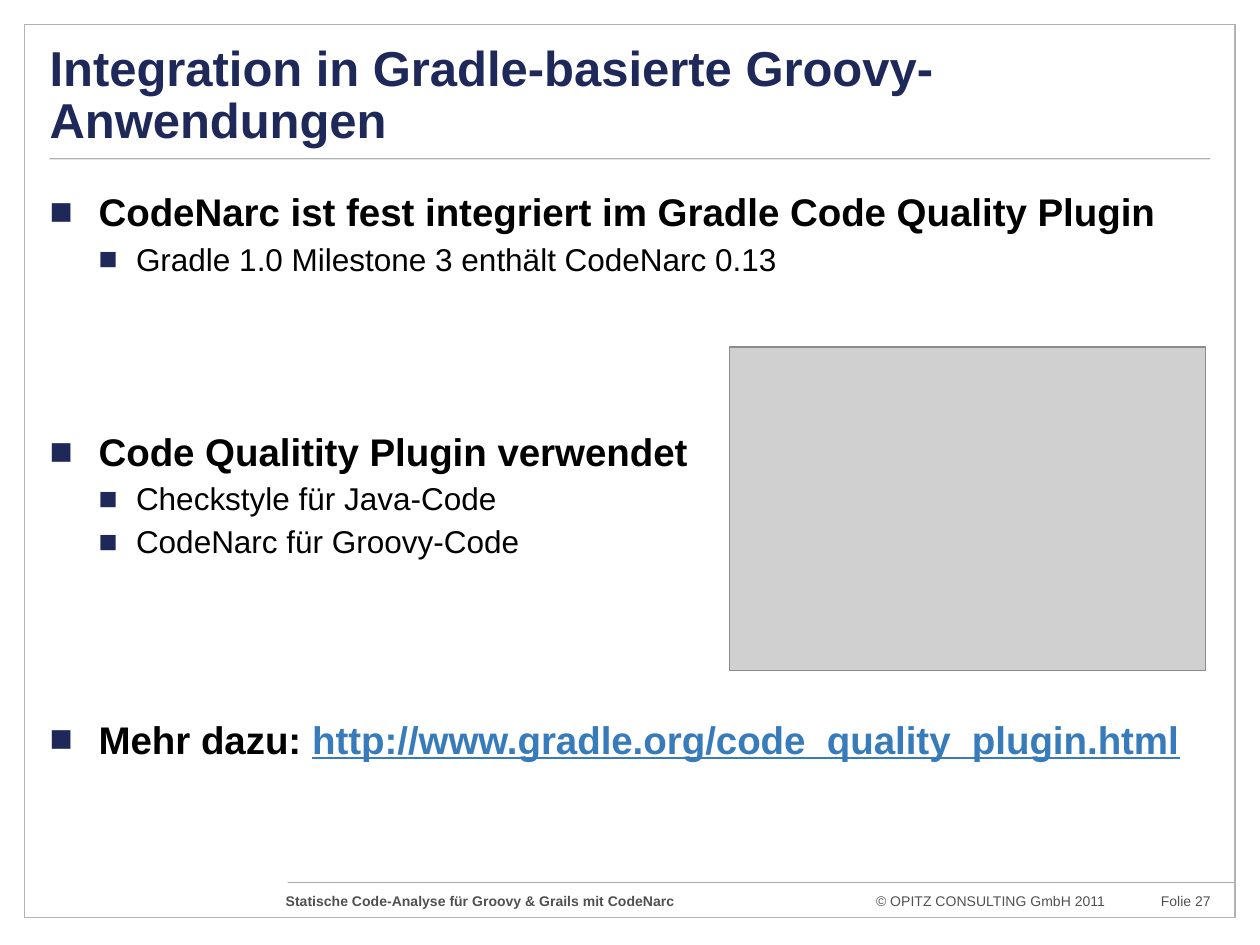
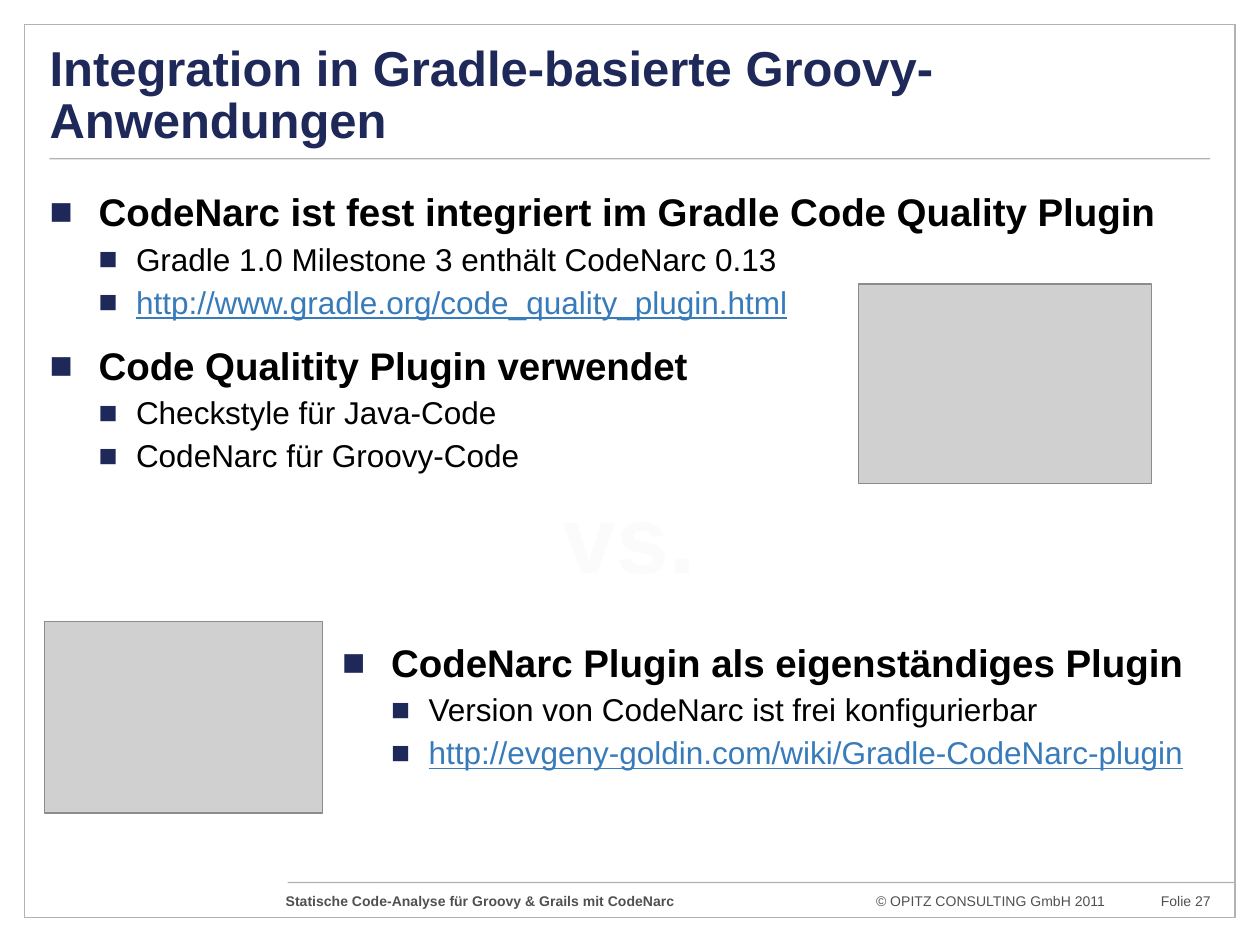
Before and after one commit to codescape/presentations, a slide deck: slide 27 of statische-code-analyse-mit-codenarc/codenarc-presentation-camelcasecon-2011.pptx. Drawn at 1260x945 pixels with LibreOffice and Linux fonts; fonts in the diff are those of the drawing; grey boxes stand for pictures; background and template pictures are left out. Boxes give left, top, right and bottom in pixels: in the first picture for what was removed or moved away, otherwise in the second. Text is boxed around its words. In the diff, an @@ line names an element or a change of style, - is before the commit and + after.

Commit message:
minor changes in presentation

```diff
--- a/statische-code-analyse-mit-codenarc/codenarc-presentation-camelcasecon-2011.pptx
+++ b/statische-code-analyse-mit-codenarc/codenarc-presentation-camelcasecon-2011.pptx
@@ text at (x1=136, y1=291, x2=787, y2=320): paragraph added @@
+  ■ http://www.gradle.org/code_quality_plugin.html
@@ picture resized from (x1=730, y1=346, x2=1206, y2=670) to (x1=858, y1=284, x2=1152, y2=483) @@
@@ picture added at (x1=44, y1=621, x2=321, y2=813) @@
@@ text added at (x1=391, y1=649, x2=1183, y2=770), 18 pt, text #000000 @@
+■ CodeNarc Plugin als eigenständiges Plugin
+  ■ Version von CodeNarc ist frei konfigurierbar
+  ■ http://evgeny-goldin.com/wiki/Gradle-CodeNarc-plugin
@@ text at (x1=99, y1=726, x2=1179, y2=761): paragraph removed @@
-■ Mehr dazu: http://www.gradle.org/code_quality_plugin.html
```
Also in this commit, not shown: 3 other slides changed.
